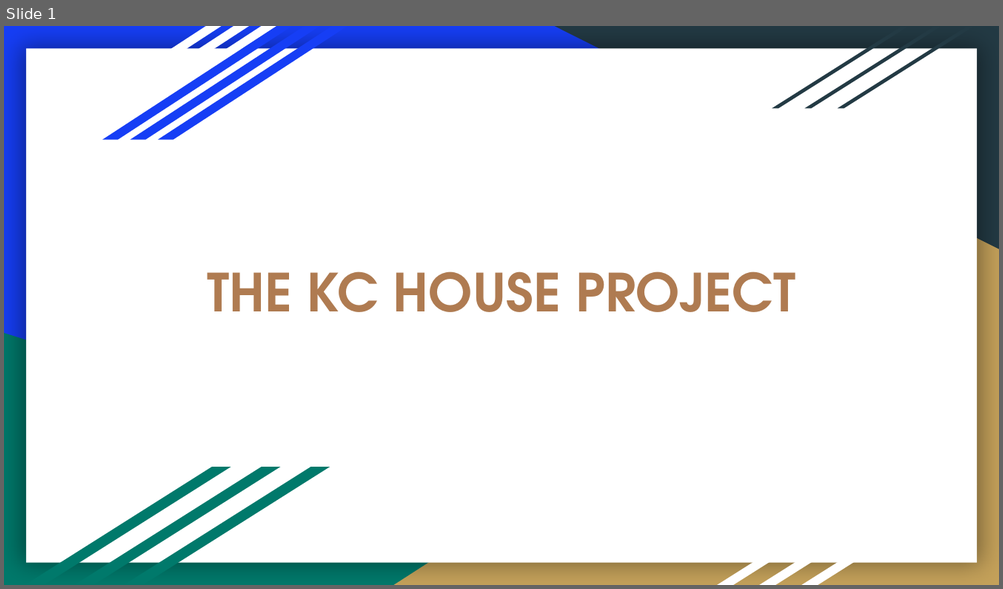
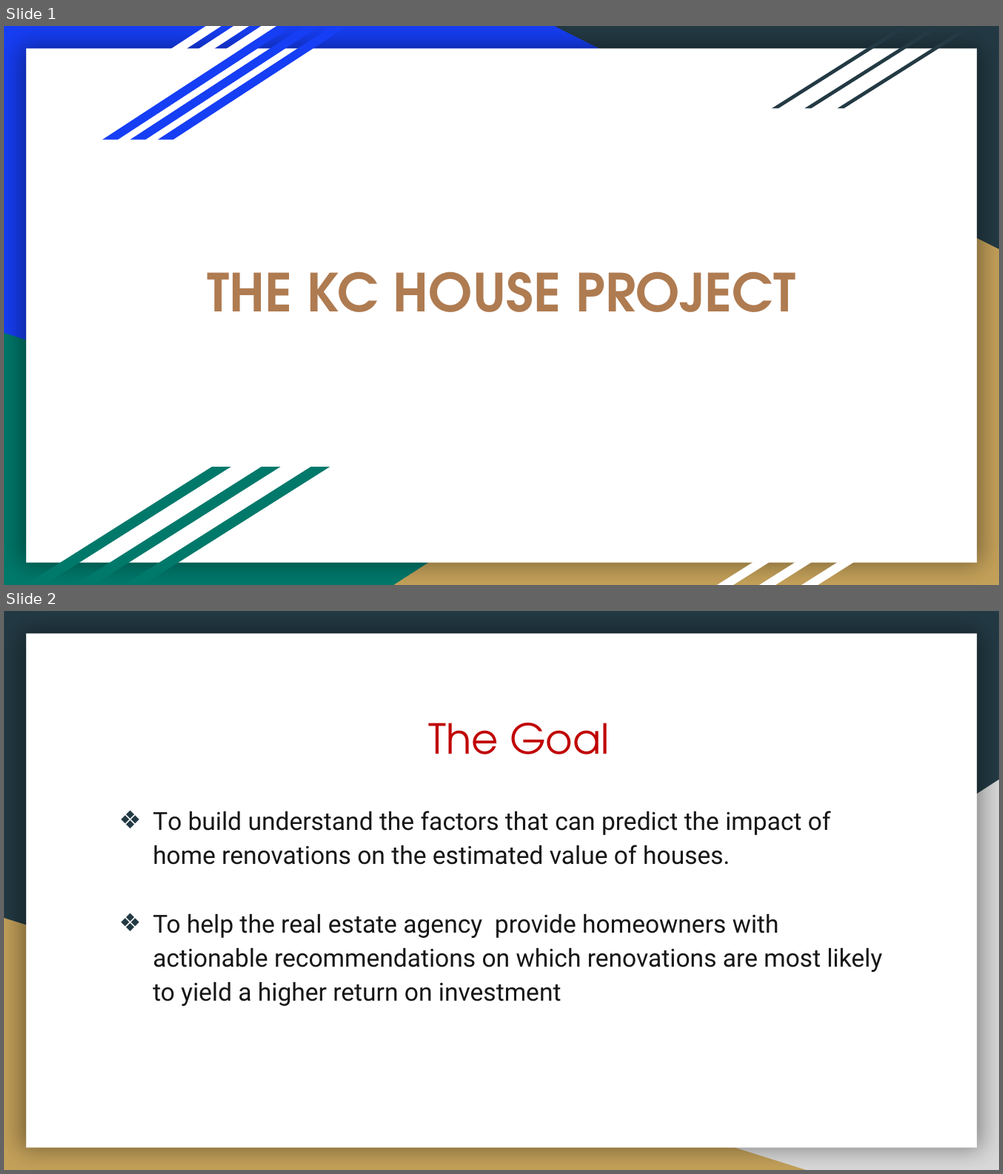
Before and after one commit to kibandichristine/-housings-sales-prediction, a slide deck: THE KC HOUSE PROJECT.pptx. Shown one above the other, each under a label of ours: slide 1 before the commit, slides 1 and 2 after it. The pictures are 1003x589 and 1003x1174 pixels, drawn with LibreOffice and Linux fonts; fonts in the diff are those of the drawing. Boxes give left, top, right and bottom in pixels: in the first picture for what was removed or moved away, otherwise in the second. Text is boxed around its words. In the diff, an @@ line names an element or a change of style, - is before the commit and + after.

```diff
--- a/THE KC HOUSE PROJECT.pptx
+++ b/THE KC HOUSE PROJECT.pptx
@@ slide 2 added at (4, 611, 999, 1170), background #233A44; not listed: 1 template element that a slide beside it also shows @@
@@ title added at (428, 723, 609, 755), 30 pt, text #C00000 @@
+The Goal
@@ right triangle added at (394, 780, 999, 1170), fill #D9D9D9 @@
@@ text added at (153, 811, 882, 1006), 18 pt, text #161616 @@
+❖ To build understand the factors that can predict the impact of home renovations on the estimated value of houses.
+❖ To help the real estate agency provide homeowners with actionable recommendations on which renovations are most likely to yield a higher return on investment
@@ right triangle added at (4, 918, 805, 1170), fill #C4A15A @@
```
Also in this commit, not shown: 5 other slides added, 1 slide removed, 1 other file.
